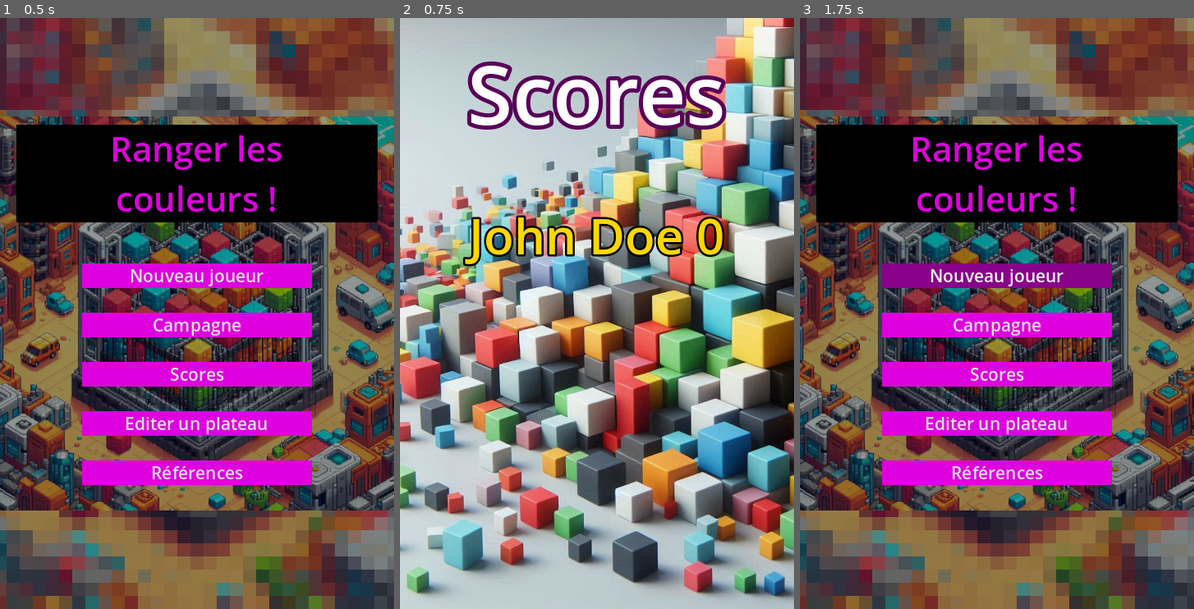
Above: before the commit, frames 1-3 (left to right).
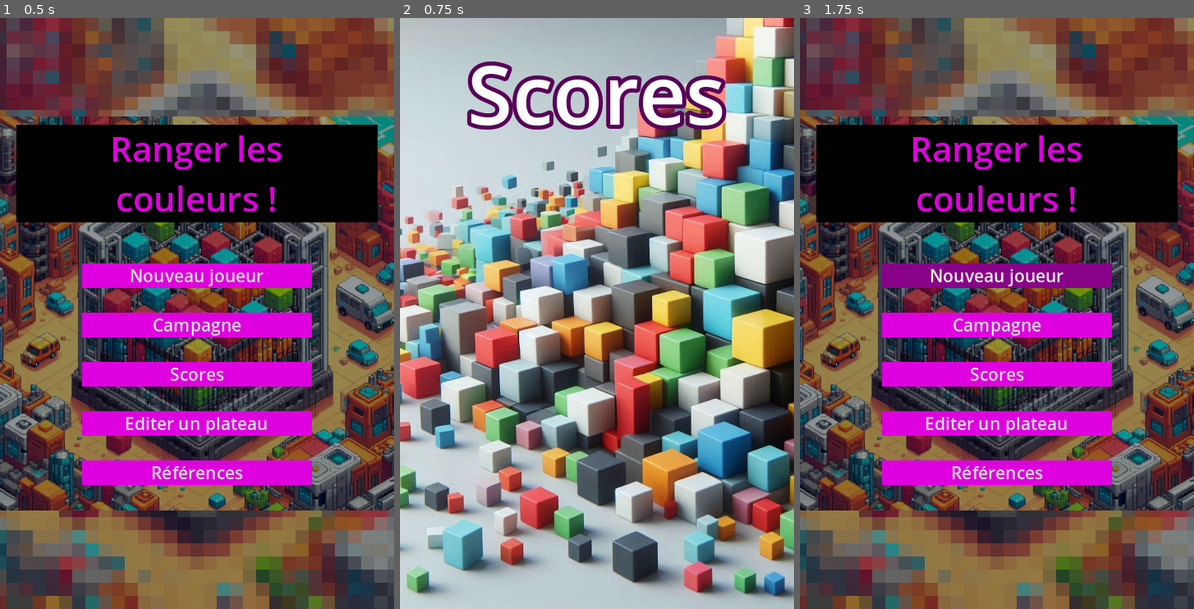
Above: after the commit, the same moments.

Repository: leguims/godot-color-sort-for-anna
Game: Godot game, scene res://Scenes/MenuPrincipal/menu_principal.tscn
Same seed, same stepped clock (60 frames per second), same inputs: the game is played once before the commit and once after it.
Inputs (mouse positions are in pixels of both pictures, inside the frame that each line leads up to):
- Up to frame 1 (0.5 s): no input
- Up to frame 2 (0.75 s): click "Scores" at 0.5 s
- Up to frame 3 (1.75 s): tap Enter at 1.25 s; move the mouse to (1083, 283) at 1.27 s; click (1083, 283) at 1.42 s

Frame 1 is identical in both runs. In frame 2, 2.5% of the frame differs, in the area x 16-83%, y 33-43%; in frame 3, nothing differs.

Commit message:
Gestion de tous les joueurs pour les scores

Diff:
--- a/Scenes/Scores/scores.gd
+++ b/Scenes/Scores/scores.gd
@@ -1,6 +1,6 @@
 extends "res://Scenes/References/retour_menu_principal.gd"
 
-var liste_scores = {
+var liste_format_scores = {
 	'entete': "[outline_size=10][color=white][center]\n",
 	1: "[font_size=60][color=gold]score[/color][/font_size]\n",
 	2: "[font_size=50][color=silver]score[/color][/font_size]\n",
@@ -14,22 +14,27 @@
 	# Remplir chaque score dans la liste des scores
 	var liste_score_bbcode : String
 
-	var score = GestionScore.lire_nom_joueur_actuel() + " " + str(GestionScore.lire_le_score_du_joueur_actuel())
-	liste_score_bbcode += liste_scores.get('entete')
-	var texte_bbcode = liste_scores.get(1)
-	texte_bbcode = texte_bbcode.replace('score', str(score))
-	liste_score_bbcode += texte_bbcode
-	liste_score_bbcode += liste_scores.get('pied_de_page')
+	# Realiser le classement des joueurs
+	var liste_score_croissant = []
+	var dico_score_nom_joueur = {}
+	for nom_joueur in GestionScore.liste_des_joueurs():
+		var score = GestionScore.lire_le_score_du_joueur(nom_joueur)
+		liste_score_croissant.append(score)
+		if score not in dico_score_nom_joueur:
+			dico_score_nom_joueur[score] = [nom_joueur]
+		else:
+			# Score égalité
+			dico_score_nom_joueur[score].append(nom_joueur)
+	liste_score_croissant.sort() # Classement croissant des scores
+
+	liste_score_bbcode += liste_format_scores.get('entete')
+	for rang in range(1, 6):
+		var score = liste_score_croissant.pop_back()
+		if score:
+			var nom_joueur = dico_score_nom_joueur.get(score).pop_front()
+			var score_texte = nom_joueur + " " + str(score)
+			var texte_bbcode = liste_format_scores.get(rang)
+			texte_bbcode = texte_bbcode.replace('score', score_texte)
+			liste_score_bbcode += texte_bbcode
+	liste_score_bbcode += liste_format_scores.get('pied_de_page')
 	$ListeScores.bbcode_text = liste_score_bbcode
-	#var top_5 = GestionScore.lire_top_5()
-	#liste_score_bbcode += liste_scores.get('entete')
-	#for score in GestionScore.lire_top_5():
-	#	var classement = score.get('classement')
-	#	var niveau = score.get('niveau')
-	#	var plateau = score.get('plateau')
-	#	var nombre_de_partie = score.get('nombre_de_parties')
-	#	var texte_bbcode = liste_scores.get(classement)
-	#	texte_bbcode = texte_bbcode.replace('score', "Niv. "+ str(niveau) + "." + str(plateau) + " /"+ str(nombre_de_partie))
-	#	liste_score_bbcode += texte_bbcode
-	#liste_score_bbcode += liste_scores.get('pied_de_page')
-	#$ListeScores.bbcode_text = liste_score_bbcode
--- a/Scenes/gestion_score.gd
+++ b/Scenes/gestion_score.gd
@@ -218,3 +218,9 @@
 					score += 1000 * niveau * plateau
 			return int(score / nb_parties)
 	return 0
+
+func liste_des_joueurs() -> Variant:
+	var liste_des_joueurs = []
+	for joueur in liste_des_sauvegardes:
+		liste_des_joueurs.append(joueur.get('nom'))
+	return liste_des_joueurs.duplicate(false)
